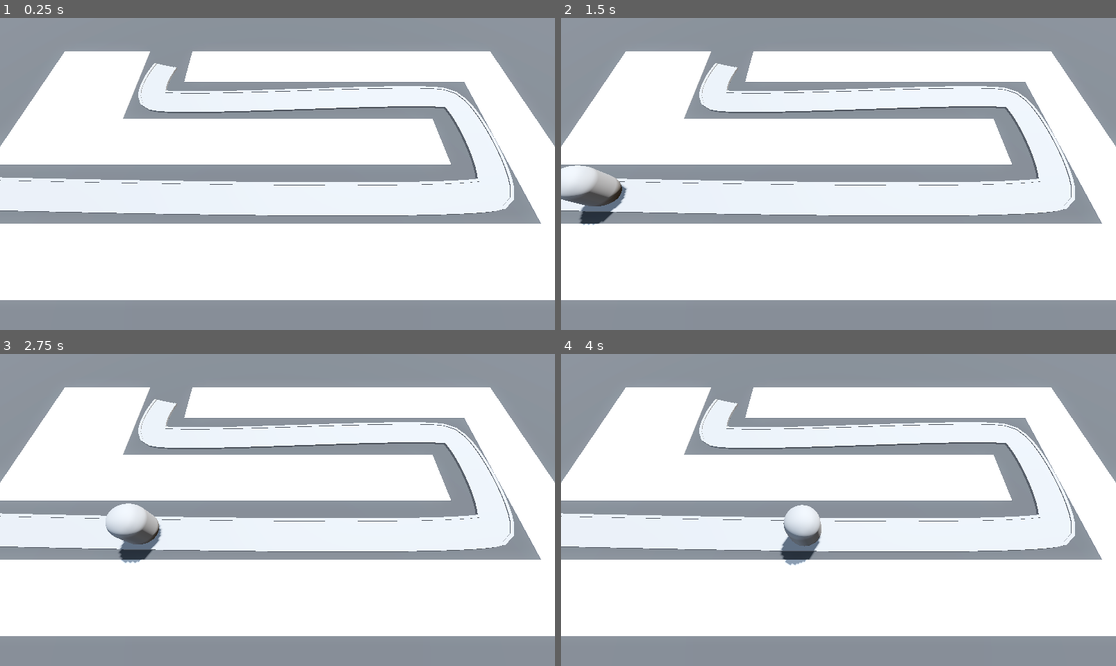
Above: before the commit, frames 1-4 (two rows, left to right).
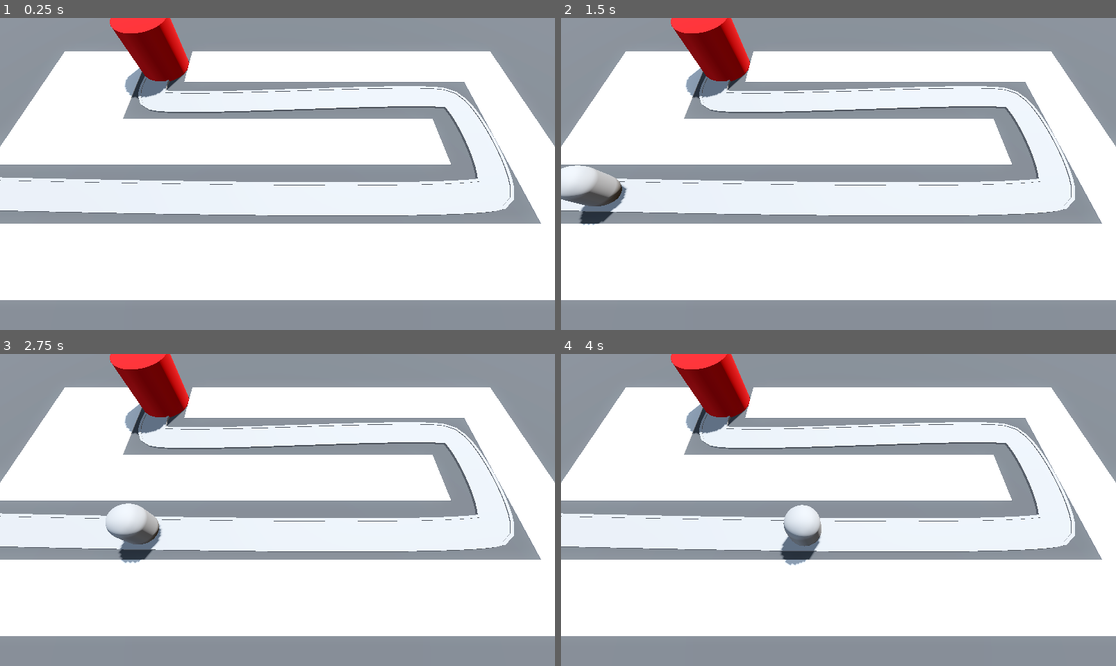
Above: after the commit, the same moments.

Repository: ericvennemeyer/BarbarianBlaster
Game: Godot game, scene res://base_level.tscn
Same seed, same stepped clock (60 frames per second), same inputs: the game is played once before the commit and once after it.
Inputs:
- Up to frame 1 (0.25 s): no input
- Up to frame 2 (1.5 s): tap Enter at 0.5 s
- Up to frame 3 (2.75 s): no input
- Up to frame 4 (4 s): no input

The runs differ from the first frame. In frame 1, 2.4% of the frame differs, in the area x 19-35%, y 0-27%; in frame 2, 2.4%; in frame 3, 2.4%; in frame 4, 2.4%.

Commit message:
3.7 -- Making A Base

Diff:
--- /dev/null
+++ b/Base/base.gd
@@ -0,0 +1,6 @@
+class_name Base
+extends Node3D
+
+
+func take_damage() -> void:
+	print("damage dealt to base!")
--- /dev/null
+++ b/Base/base.tscn
@@ -0,0 +1,16 @@
+[gd_scene load_steps=3 format=3 uid="uid://lf68f6n1h4c6"]
+
+[ext_resource type="Script" uid="uid://c36udq6nqpnn6" path="res://Base/base.gd" id="1_u1x2a"]
+
+[sub_resource type="StandardMaterial3D" id="StandardMaterial3D_5vx1e"]
+albedo_color = Color(0.77, 0, 0, 1)
+
+[node name="Base" type="Node3D" groups=["Base"]]
+script = ExtResource("1_u1x2a")
+
+[node name="CSGCylinder3D" type="CSGCylinder3D" parent="."]
+transform = Transform3D(1, 0, 0, 0, 1, 0, 0, 0, 1, 0, 2, 0)
+radius = 2.0
+height = 4.0
+sides = 32
+material = SubResource("StandardMaterial3D_5vx1e")
--- a/Enemies/enemy.gd
+++ b/Enemies/enemy.gd
@@ -2,6 +2,10 @@
 
 @export var speed: float = 5.0
 
+@onready var base: Base = get_tree().get_first_node_in_group("Base")
+
 
 func _process(delta: float) -> void:
 	progress += speed * delta
+	if progress_ratio == 1.0:
+		base.take_damage()
--- a/base_level.tscn
+++ b/base_level.tscn
@@ -1,7 +1,8 @@
-[gd_scene load_steps=8 format=3 uid="uid://csor7784u14tb"]
+[gd_scene load_steps=9 format=3 uid="uid://csor7784u14tb"]
 
 [ext_resource type="MeshLibrary" uid="uid://becynfdxy5qw2" path="res://MeshLibraries/SpaceLibrary.tres" id="1_bo3yr"]
 [ext_resource type="PackedScene" uid="uid://brtngpluthkdo" path="res://Enemies/enemy.tscn" id="2_5vx1e"]
+[ext_resource type="PackedScene" uid="uid://lf68f6n1h4c6" path="res://Base/base.tscn" id="3_eesb3"]
 
 [sub_resource type="ProceduralSkyMaterial" id="ProceduralSkyMaterial_4sal3"]
 sky_horizon_color = Color(0.662243, 0.671743, 0.686743, 1)
@@ -98,3 +99,6 @@
 
 [node name="Enemy" parent="Path3D" instance=ExtResource("2_5vx1e")]
 transform = Transform3D(-4.37114e-08, 0, -1, 0, 1, 0, 1, 0, -4.37114e-08, -22, 0, 14)
+
+[node name="Base" parent="." instance=ExtResource("3_eesb3")]
+transform = Transform3D(1, 0, 0, 0, 1, 0, 0, 0, 1, -10, 0, 2)
--- a/project.godot
+++ b/project.godot
@@ -14,3 +14,7 @@
 run/main_scene="uid://csor7784u14tb"
 config/features=PackedStringArray("4.4", "Forward Plus")
 config/icon="res://icon.svg"
+
+[global_group]
+
+Base=""
Not shown, added: Base/base.gd.uid
